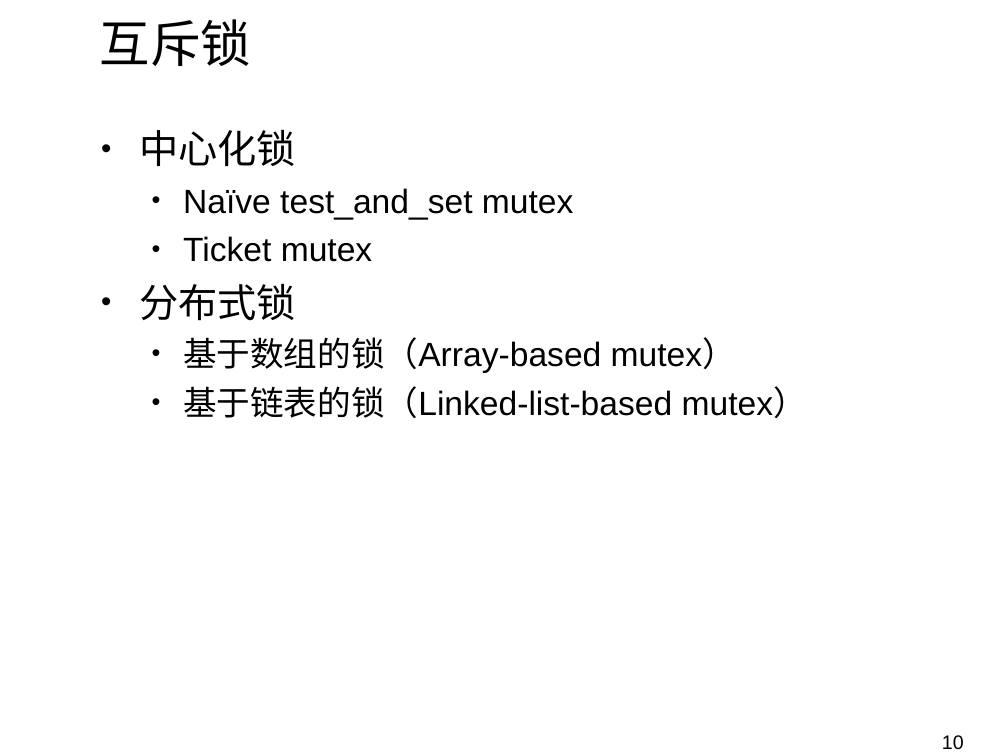
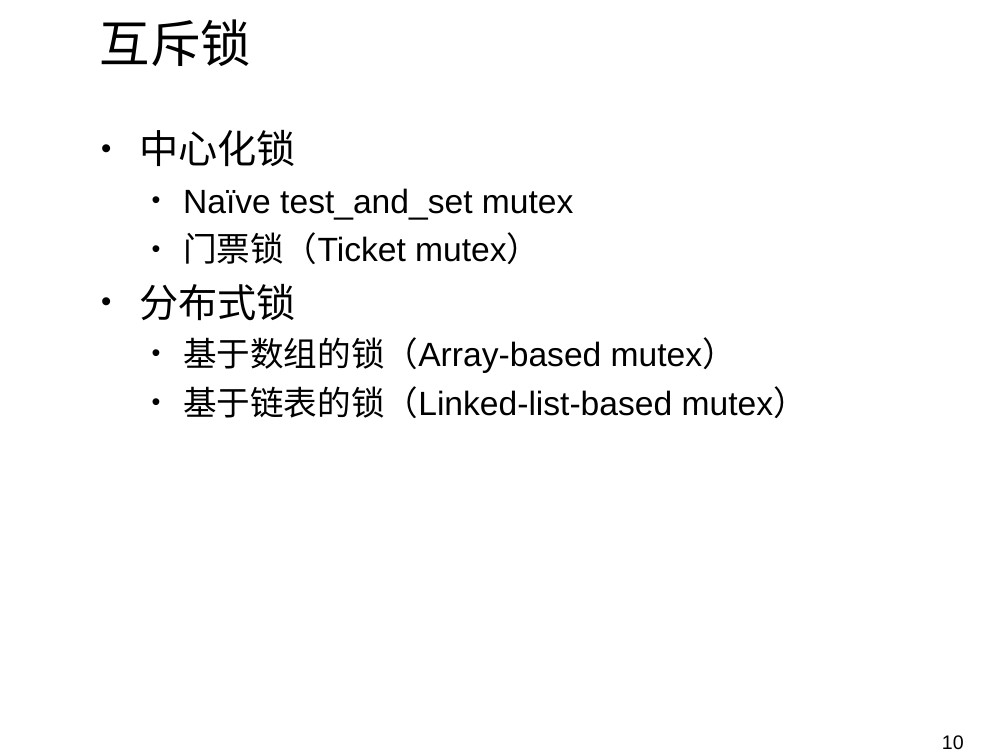
Before and after one commit to NIC0NIC0NI/OS_reports, a slide deck: slide 10 of Presentation.pptx. Drawn at 1008x756 pixels with LibreOffice and Linux fonts; fonts in the diff are those of the drawing; background and template pictures are left out. Boxes give left, top, right and bottom in pixels: in the first picture for what was removed or moved away, otherwise in the second. Text is boxed around its words. In the diff, an @@ line names an element or a change of style, - is before the commit and + after.

Commit message:
修改部分中文术语

```diff
--- a/Presentation.pptx
+++ b/Presentation.pptx
@@ text at (x1=183, y1=232, x2=540, y2=264): text changed @@
-  • Ticket mutex
+  • 门票锁（Ticket mutex）
```
